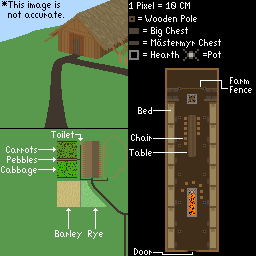
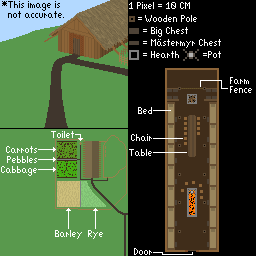
Revision of a layered 256x256 image; what changed, layer by layer:
painted on "Background" over [left=55, top=139, right=127, bottom=210]
